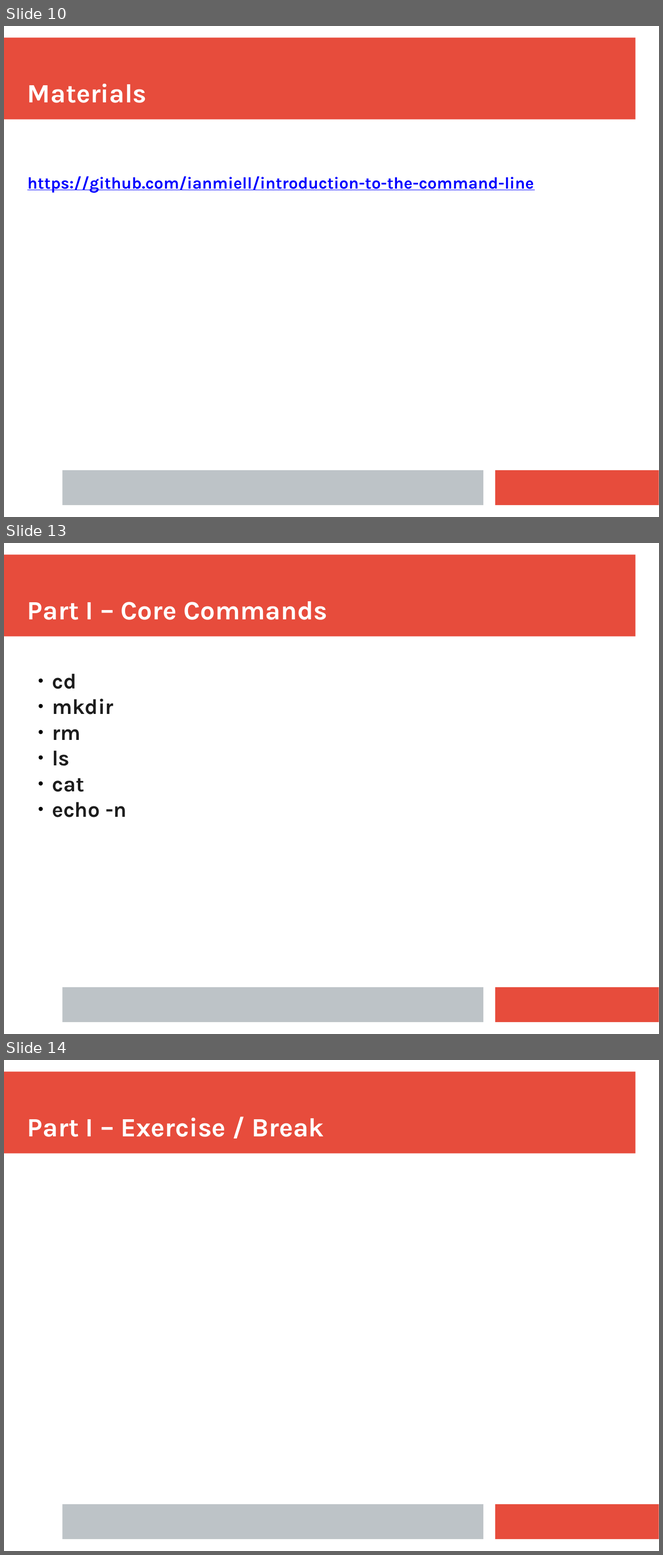
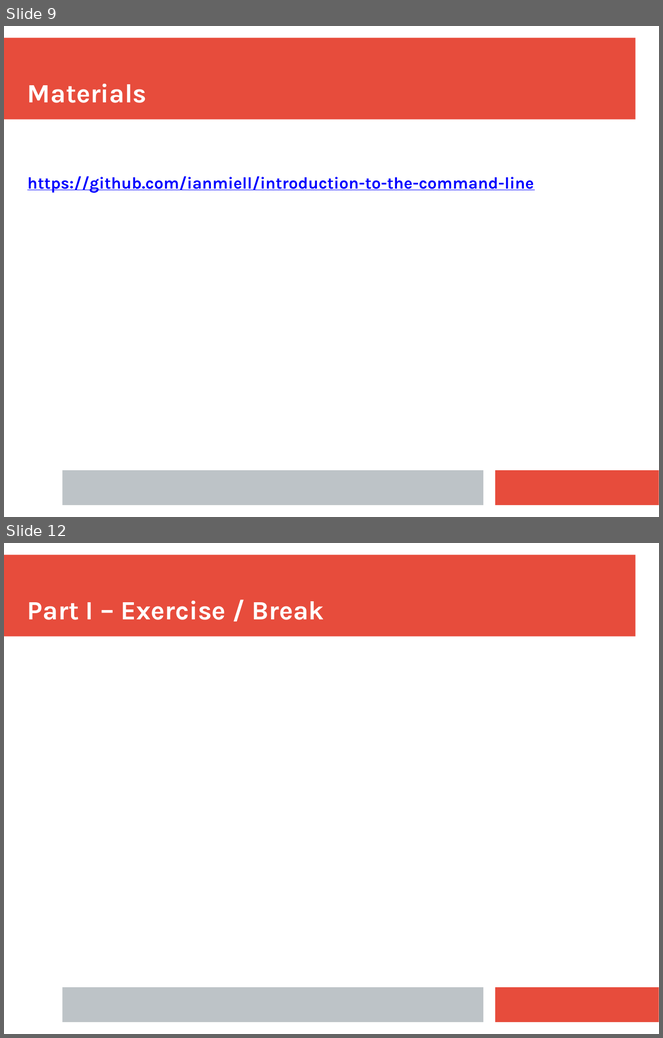
Before and after one commit to ianmiell/introduction-to-the-command-line, a slide deck: slides/introduction_to_the_command_line.pptx. Shown one above the other, each under a label of ours: slides 10, 13 and 14 before the commit, slides 9 and 12 after it; the slides between them are not shown. The pictures are 663x1555 and 663x1038 pixels, drawn with LibreOffice and Linux fonts; fonts in the diff are those of the drawing. Boxes give left, top, right and bottom in pixels: in the first picture for what was removed or moved away, otherwise in the second. Text is boxed around its words. In the diff, an @@ line names an element or a change of style, - is before the commit and + after.

```diff
--- a/slides/introduction_to_the_command_line.pptx
+++ b/slides/introduction_to_the_command_line.pptx
@@ slide 13 removed at [4, 543, 659, 1034], background #FFFFFF; not listed: 3 template elements that a slide beside it also shows @@
@@ text removed at [27, 601, 327, 620] @@
-Part I – Core Commands
@@ text removed at [52, 674, 127, 818] @@
-● cd
-● mkdir
-● rm
-● ls
-● cat
-● echo -n
@@ what was slide 10 is now slide 9 @@
@@ what was slide 14 is now slide 12 @@
```
Also in this commit, not shown: 4 slides changed, 2 slides added, 1 other slide removed, 1 other file.
